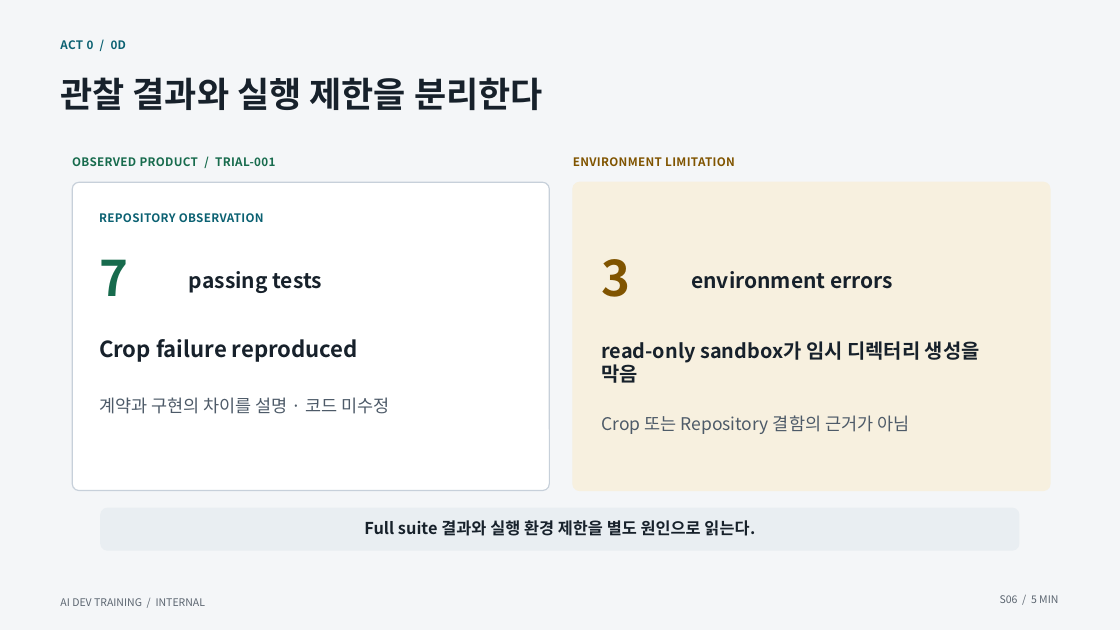
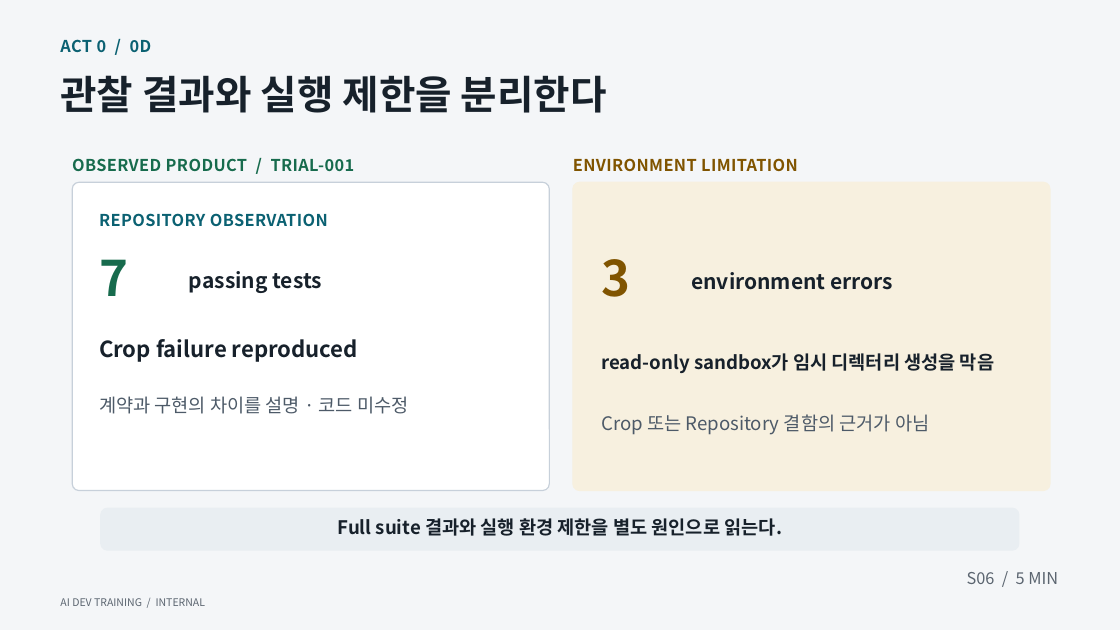
Before and after one commit to GideokKim/ai-dev-training, a slide deck: slide 6 of production/ACT_0.pptx. Drawn at 1120x630 pixels with LibreOffice and Linux fonts; fonts in the diff are those of the drawing. Boxes give left, top, right and bottom in pixels: in the first picture for what was removed or moved away, otherwise in the second. Text is boxed around its words. In the diff, an @@ line names an element or a change of style, - is before the commit and + after.

Commit message:
feat(production): revise ACT 0 typography and demo path
Improve slide readability and package the static TRIAL-001 route for review.

```diff
--- a/production/ACT_0.pptx
+++ b/production/ACT_0.pptx
@@ text "관찰 결과와 실행 제한을 분리한다" at [60,75,607,113]: size 30 to 34 pt @@
@@ size 10 to 14 pt in 4 elements at [60,39,152,52], [99,213,328,227], [573,158,798,171], [72,158,355,171] @@
@@ text "read-only sandbox가 임시 디렉터리 생성을 ..." at [601,353,994,373]: size 17 to 16 pt @@
@@ text "계약과 구현의 차이를 설명 · ..." at [99,396,408,414]: size 15 to 16 pt @@
@@ text "Crop 또는 Repository 결함의 근거가 ..." at [601,414,929,435]: size 15 to 16 pt @@
@@ text "Full suite 결과와 실행 환경 ..." at [338,518,782,536]: size 14 to 16 pt @@
@@ text "S06 / 5 MIN": place and size @@
-text "S06 / 5 MIN" at [1000,595,1058,603]
+text "S06 / 5 MIN" at [967,572,1058,584]
@@ text "S06 / 5 MIN" at [967,572,1058,584]: size 9 to 14 pt @@
```
Also in this commit, not shown: 8 other slides changed, 12 other files.
